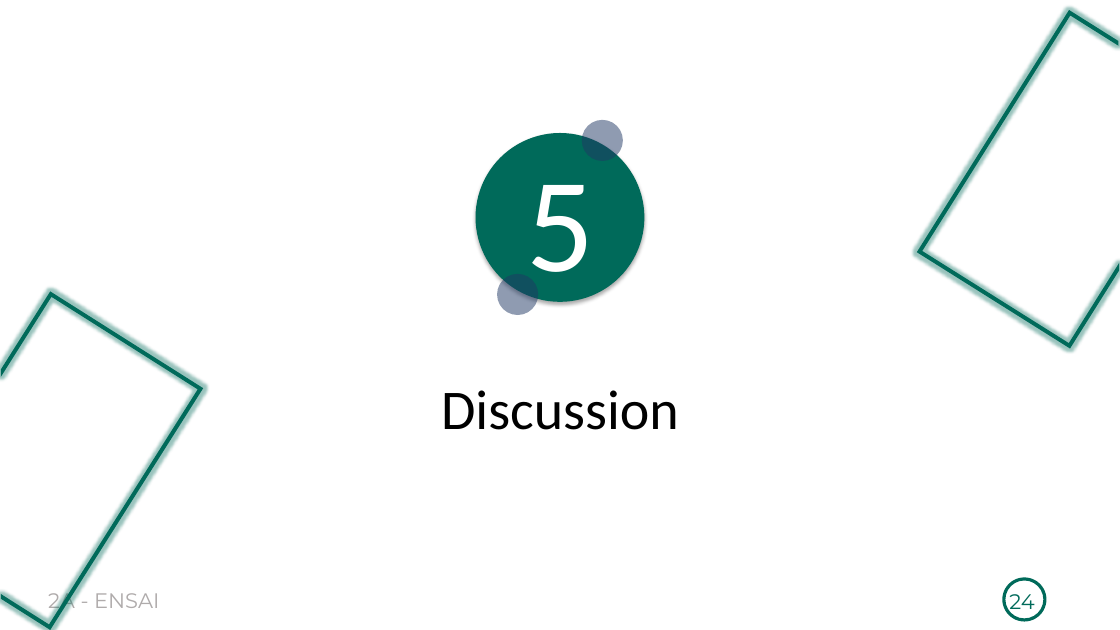
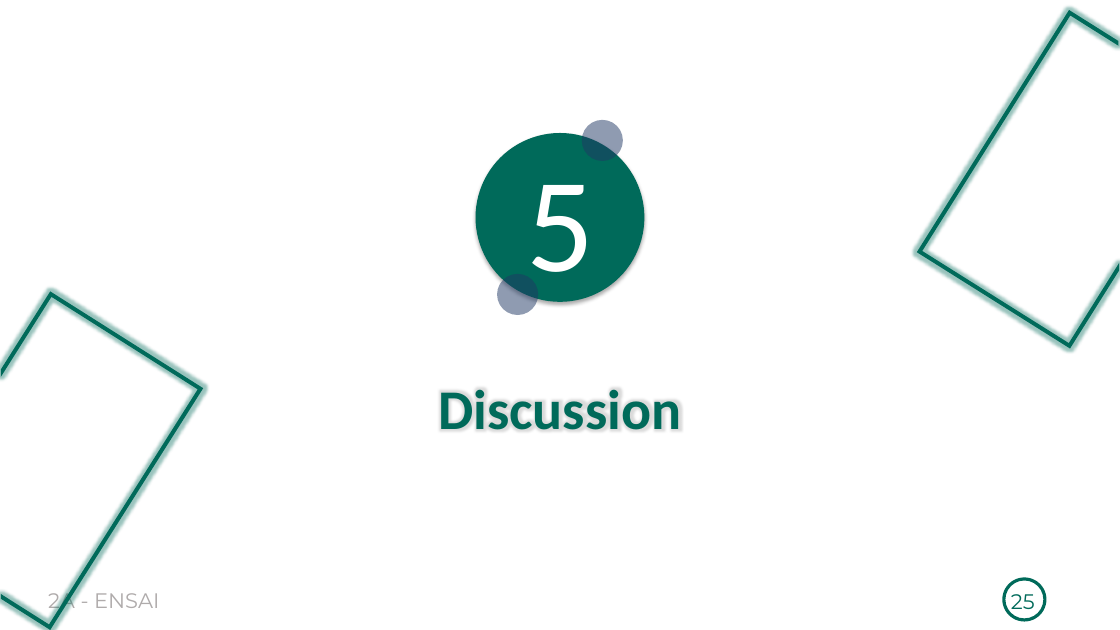
Before and after one commit to Richard-GOZAN/Projet-Stat-2A-Ensai, a slide deck: slide 25 of Présentation/Soutenance_Groupe25.pptx (slide 24 before the commit). Drawn at 1120x630 pixels with LibreOffice and Linux fonts; fonts in the diff are those of the drawing. Boxes give left, top, right and bottom in pixels: in the first picture for what was removed or moved away, otherwise in the second. Text is boxed around its words. In the diff, an @@ line names an element or a change of style, - is before the commit and + after.

```diff
--- a/Présentation/Soutenance_Groupe25.pptx
+++ b/Présentation/Soutenance_Groupe25.pptx
@@ text "Discussion" at bbox=[438, 389, 681, 430]: text colour #000000 to #006A5A, bold on @@
@@ page number at bbox=[1011, 594, 1035, 615]: text changed @@
-24
+25
```
Also in this commit, not shown: 9 other slides changed, 4 slides added, 3 slides removed, 1 other file.
